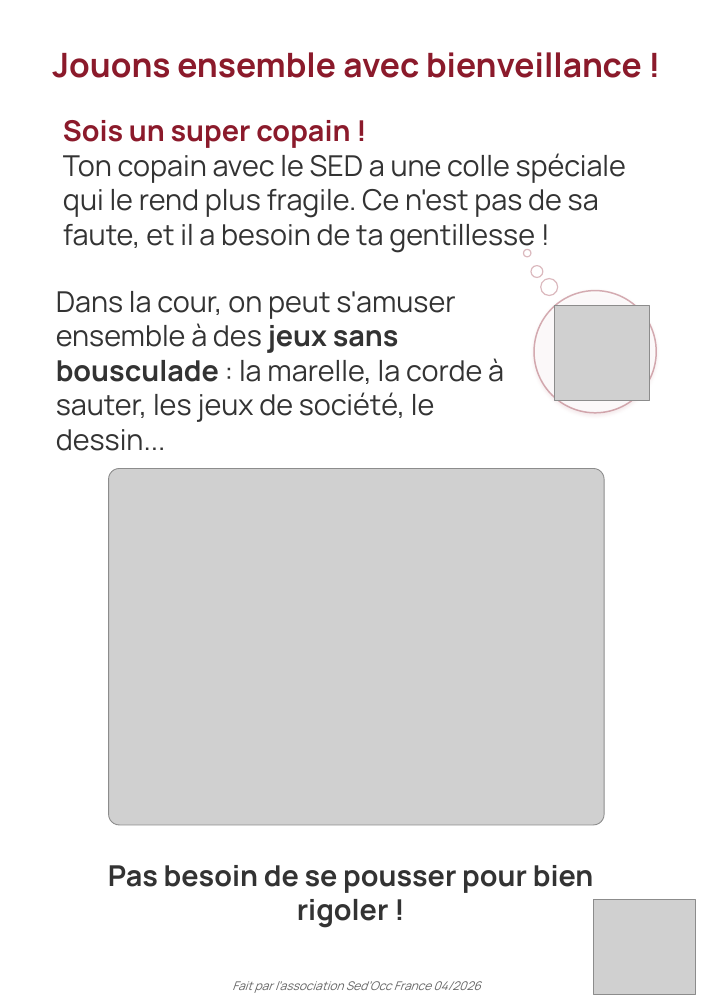
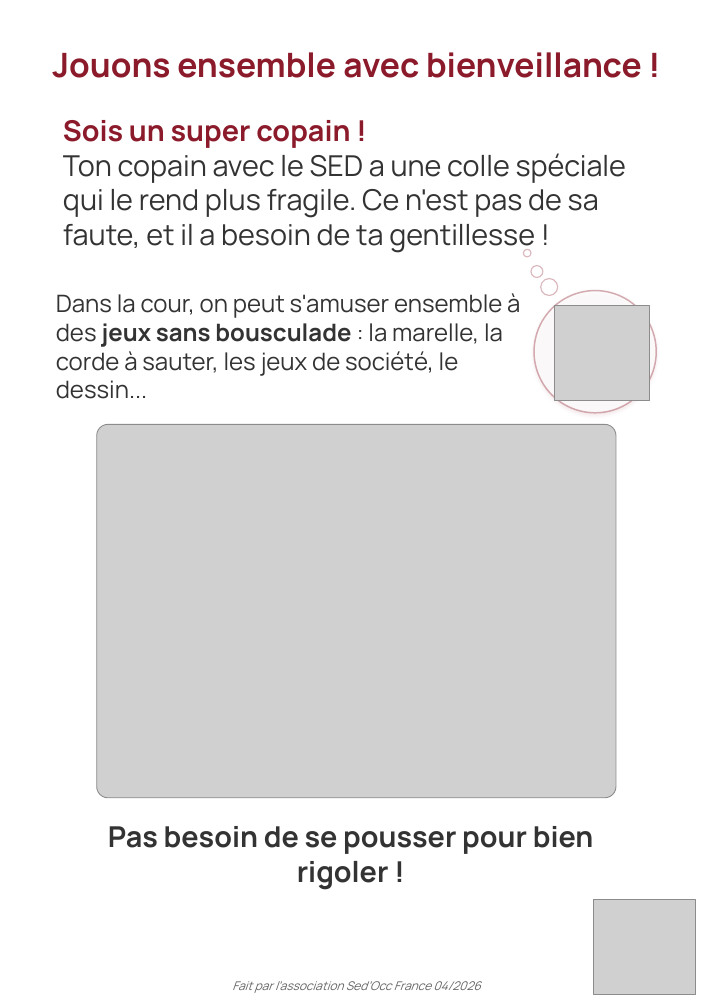
Before and after one commit to Therese-Borin-Pepe/sedocc-site, a slide deck: slide 7 of documents/Livret-SED-enfant-SedOcc.pptx. Drawn at 713x1008 pixels with LibreOffice and Linux fonts; fonts in the diff are those of the drawing; grey boxes stand for pictures; background and template pictures are left out. Boxes give left, top, right and bottom in pixels: in the first picture for what was removed or moved away, otherwise in the second. Text is boxed around its words. In the diff, an @@ line names an element or a change of style, - is before the commit and + after.

```diff
--- a/documents/Livret-SED-enfant-SedOcc.pptx
+++ b/documents/Livret-SED-enfant-SedOcc.pptx
@@ text "Dans la cour, on peut ..." at <box>56,293,520,399</box>: size 24 to 20 pt @@
@@ picture: place and size @@
-picture at <box>109,468,604,824</box>
+picture at <box>97,424,616,797</box>
@@ text "Pas besoin de se pousser ...": place and size @@
-text "Pas besoin de se pousser ..." at <box>108,865,594,928</box>
+text "Pas besoin de se pousser ..." at <box>108,826,594,890</box>
```
